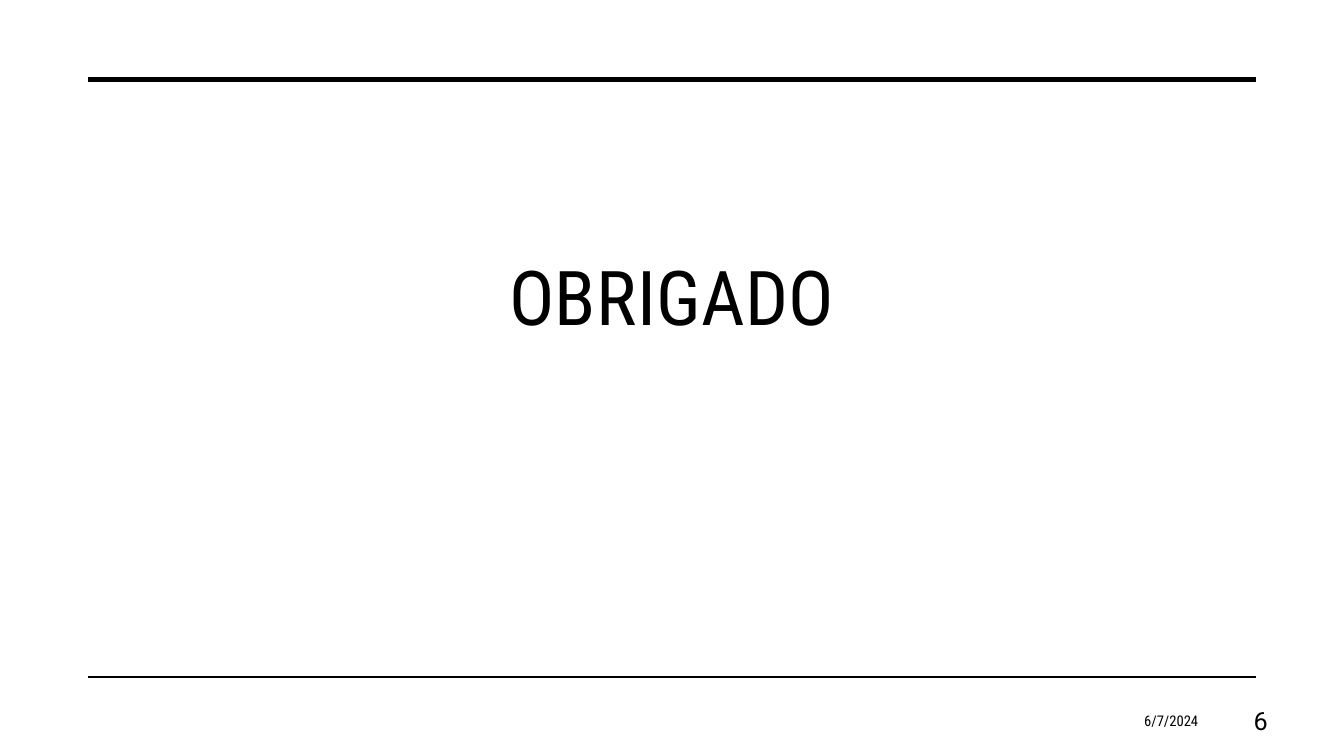
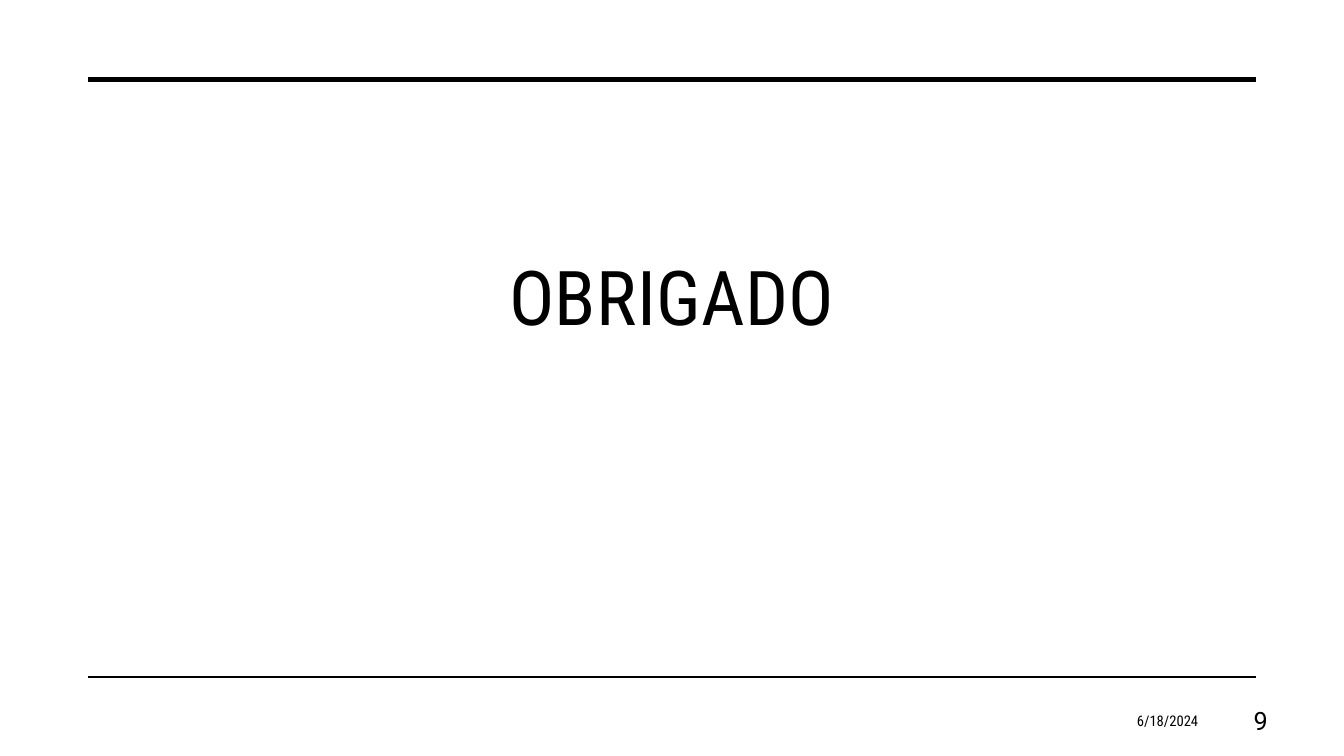
Before and after one commit to eduardosavian/critical-path, a slide deck: slide 9 of Presentation.pptx (slide 6 before the commit). Drawn at 1344x756 pixels with LibreOffice and Linux fonts; fonts in the diff are those of the drawing. Boxes give left, top, right and bottom in pixels: in the first picture for what was removed or moved away, otherwise in the second. Text is boxed around its words. In the diff, an @@ line names an element or a change of style, - is before the commit and + after.

```diff
--- a/Presentation.pptx
+++ b/Presentation.pptx
@@ text at (x1=1137, y1=715, x2=1198, y2=727): text changed @@
-6/7/2024
+6/18/2024
@@ page number at (x1=1254, y1=712, x2=1268, y2=730): text changed @@
-6
+9
```
Also in this commit, not shown: 5 other slides changed, 3 slides added, 2 other files.
